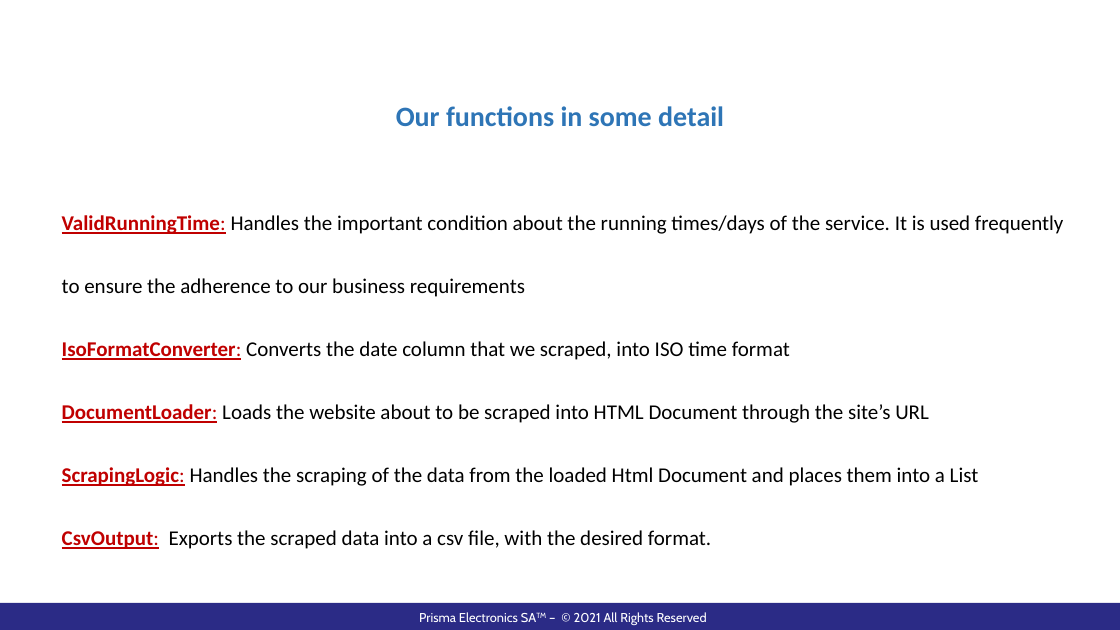
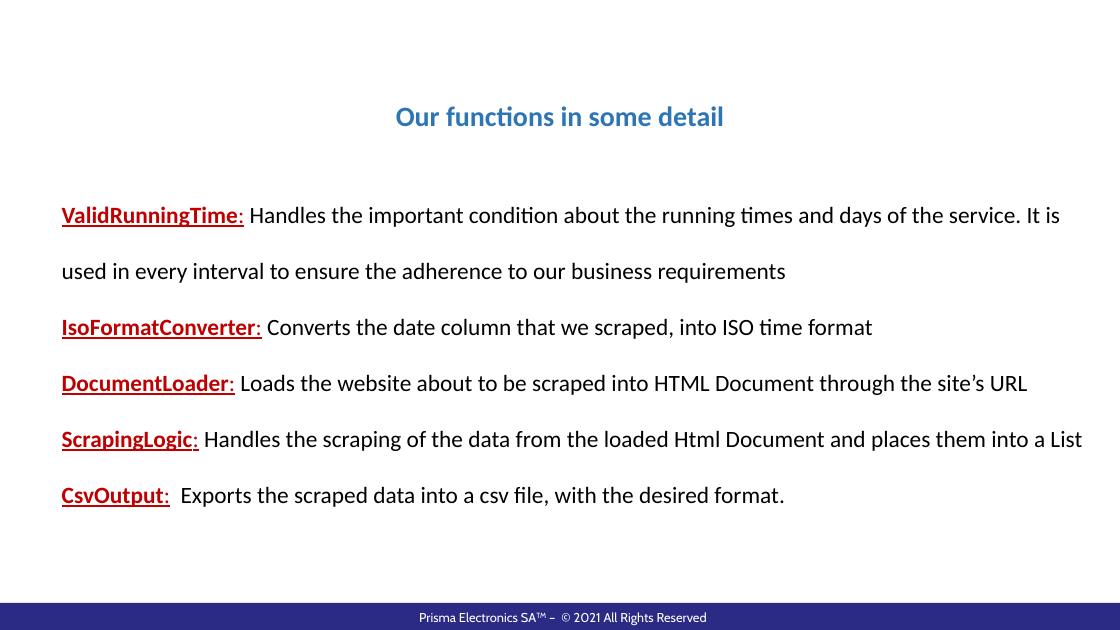
Before and after one commit to pazo0z0o/WorkRelatedLearning, a slide deck: slide 11 of ShipBunkerWindowsService/Documentation/WebScraperPresentation.pptx. Drawn at 1120x630 pixels with LibreOffice and Linux fonts; fonts in the diff are those of the drawing; background and template pictures are left out. Boxes give left, top, right and bottom in pixels: in the first picture for what was removed or moved away, otherwise in the second. Text is boxed around its words. In the diff, an @@ line names an element or a change of style, - is before the commit and + after.

```diff
--- a/ShipBunkerWindowsService/Documentation/WebScraperPresentation.pptx
+++ b/ShipBunkerWindowsService/Documentation/WebScraperPresentation.pptx
@@ text at (x1=62, y1=206, x2=1060, y2=283): text changed; size 18 to 20 pt @@
-  ValidRunningTime: Handles the important condition about the running times/days of the service. It is used frequently to ensure the adherence to our business requirements
+  ValidRunningTime: Handles the important condition about the running times and days of the service. It is used in every interval to ensure the adherence to our business requirements
@@ text at (x1=62, y1=318, x2=1082, y2=507): size 18 to 20 pt in "IsoFormatConverter: Converts the date column that we ...", "DocumentLoader: Loads the website about to be ...", "ScrapingLogic: Handles the scraping of the data ...", "CsvOutput: Exports the scraped data into a ..."; line spacing 2.5 to 2 @@
```
Also in this commit, not shown: 8 other slides changed, 2 other files.
